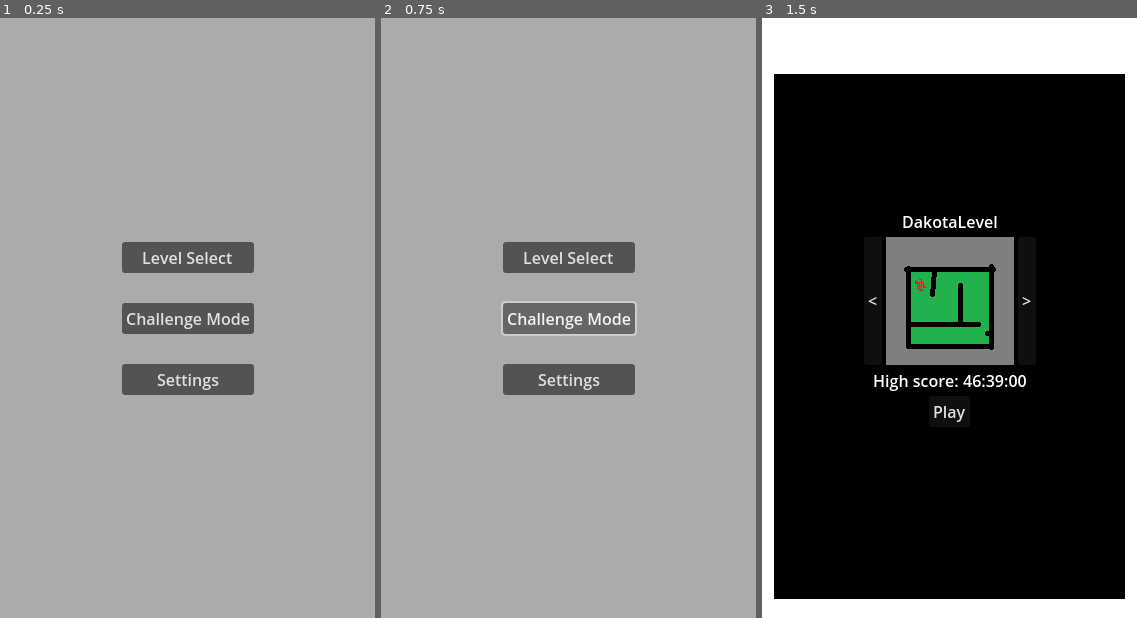
Above: before the commit, frames 1-3 (left to right).
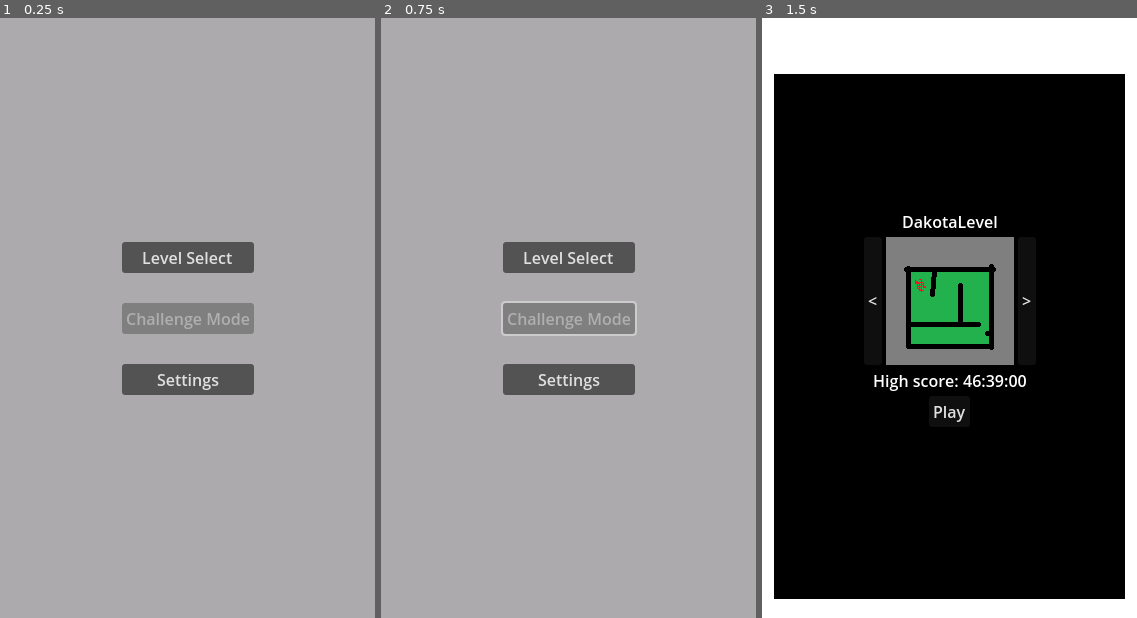
Above: after the commit, the same moments.

Repository: pt80/MobileGame
Game: Godot game, scene res://Scenes/Menus/MainMenu.tscn
The game is run twice, just before and just after one commit, with the same random seed, the same clock (stepped at 60 frames per second) and the same inputs.
Inputs (mouse positions are in pixels of both pictures, inside the frame that each line leads up to):
- Up to frame 1 (0.25 s): no input
- Up to frame 2 (0.75 s): click (568, 318) at 0.5 s, where only the run before the commit has a clickable "Challenge Mode"
- Up to frame 3 (1.5 s): click "Level Select" at 1.25 s

The runs differ from the first frame. In frame 1, 1.7% of the frame differs, in the area x 32-68%, y 47-53%; in frame 2, 1.7%; in frame 3, nothing differs.

Commit message:
added challenge mode condition

Diff:
--- a/Scenes/Menus/MainMenu.tscn
+++ b/Scenes/Menus/MainMenu.tscn
@@ -44,6 +44,7 @@
 
 [node name="ChallengeButton" type="Button" parent="VBoxContainer"]
 layout_mode = 2
+disabled = true
 text = "Challenge Mode"
 
 [node name="SettingsButton" type="Button" parent="VBoxContainer"]
--- a/Scripts/Autoloads/GameManager.gd
+++ b/Scripts/Autoloads/GameManager.gd
@@ -1,6 +1,8 @@
 extends Node
 
 var CurrentLevel = 0
+var ChallengeMode = false
+var Score = 0
 
 func _ready():
 	pass # Replace with function body.
--- a/Scripts/Characters/Enemy.gd
+++ b/Scripts/Characters/Enemy.gd
@@ -11,6 +11,5 @@
 	$AudioStreamPlayer2D.stream = load("res://Audio/SFX/hit.wav")
 	$AudioStreamPlayer2D.play()
 	VelocityDirection *= -1
-	print(self, VelocityDirection)
 	if body.name == "MainCharacter":
 		body.Death()
--- a/Scripts/Menus/MainMenu.gd
+++ b/Scripts/Menus/MainMenu.gd
@@ -2,14 +2,22 @@
 
 
 func _ready():
-		AudioManager.PlayMusic(load("res://Audio/frogs.wav"))
+	AudioManager.PlayMusic(load("res://Audio/frogs.wav"))
+	ChallengeUnlock()
 
 func _on_level_select_button_pressed():
 	get_tree().change_scene_to_file("res://Scenes/Menus/LevelSelect.tscn")
 
 func _on_challenge_button_pressed():
 	print('begin challenge mode from level 1')
-
+	GameManager.ChallengeMode = true
+	get_tree().change_scene_to_file(SaveManager.SaveFile.Metadata[0]['scene'])
 
 func _on_settings_button_pressed():
 	print('llok at the optrions')
+
+func ChallengeUnlock():
+	if SaveManager.SaveFile.Metadata[-1]['unlocked']:
+		$VBoxContainer/ChallengeButton.disabled = false
+	else:
+		$VBoxContainer/ChallengeButton.disabled = true
--- a/Scripts/Timer.gd
+++ b/Scripts/Timer.gd
@@ -6,5 +6,8 @@
 var milliseconds = 0
 
 func _process(delta):
-	time += delta
-	text = GameManager.FormatTime(time)
+	if !GameManager.ChallengeMode:
+		time += delta
+		text = GameManager.FormatTime(time)
+	elif GameManager.ChallengeMode:
+		text = GameManager.Score
